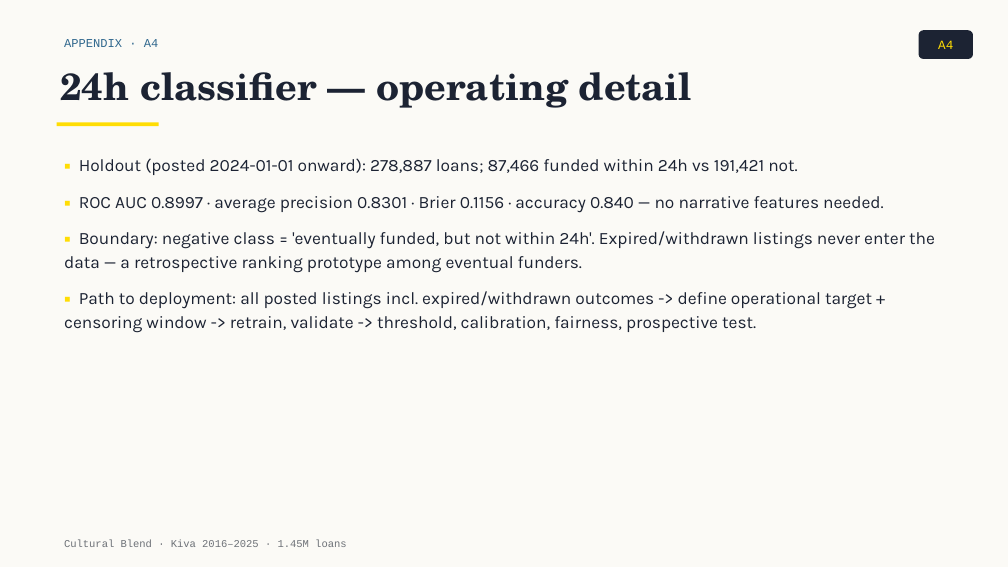
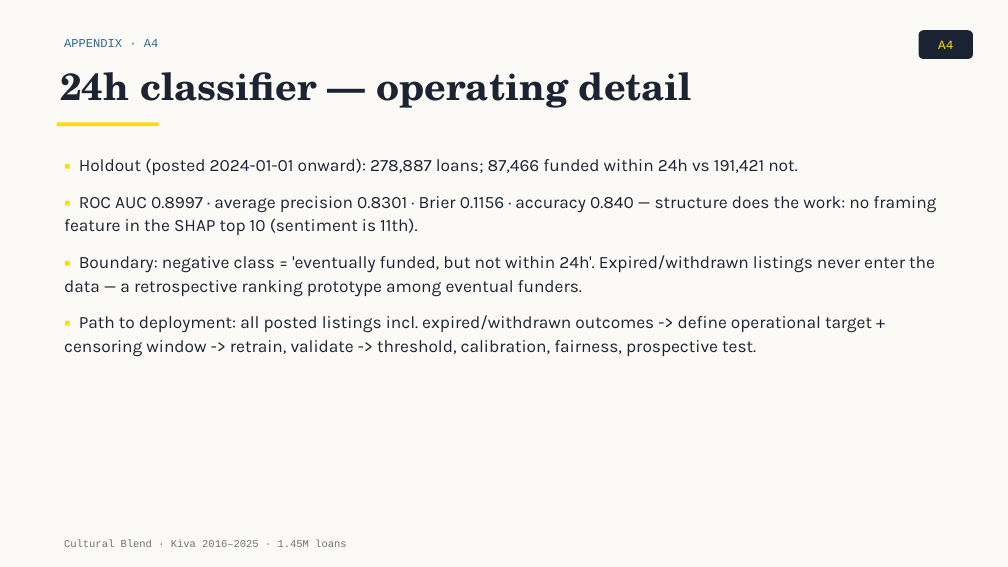
Before and after one commit to tuannm3812/unsw-ma-hackathon-2026, a slide deck: slide 15 of docs/presentation/slides_draft.pptx. Drawn at 1008x567 pixels with LibreOffice and Linux fonts; fonts in the diff are those of the drawing. Boxes give left, top, right and bottom in pixels: in the first picture for what was removed or moved away, otherwise in the second. Text is boxed around its words. In the diff, an @@ line names an element or a change of style, - is before the commit and + after.

```diff
--- a/docs/presentation/slides_draft.pptx
+++ b/docs/presentation/slides_draft.pptx
@@ text at box(64, 196, 936, 235): text changed @@
-▪ ROC AUC 0.8997 · average precision 0.8301 · Brier 0.1156 · accuracy 0.840 — no narrative features needed.
+▪ ROC AUC 0.8997 · average precision 0.8301 · Brier 0.1156 · accuracy 0.840 — structure does the work: no framing feature in the SHAP top 10 (sentiment is 11th).
```
Also in this commit, not shown: 10 other files.
